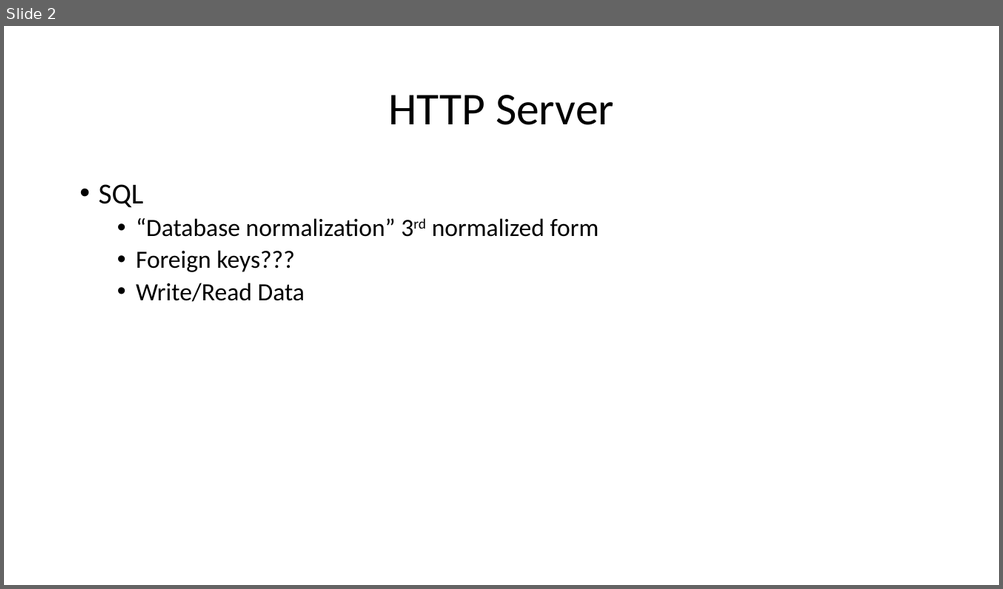
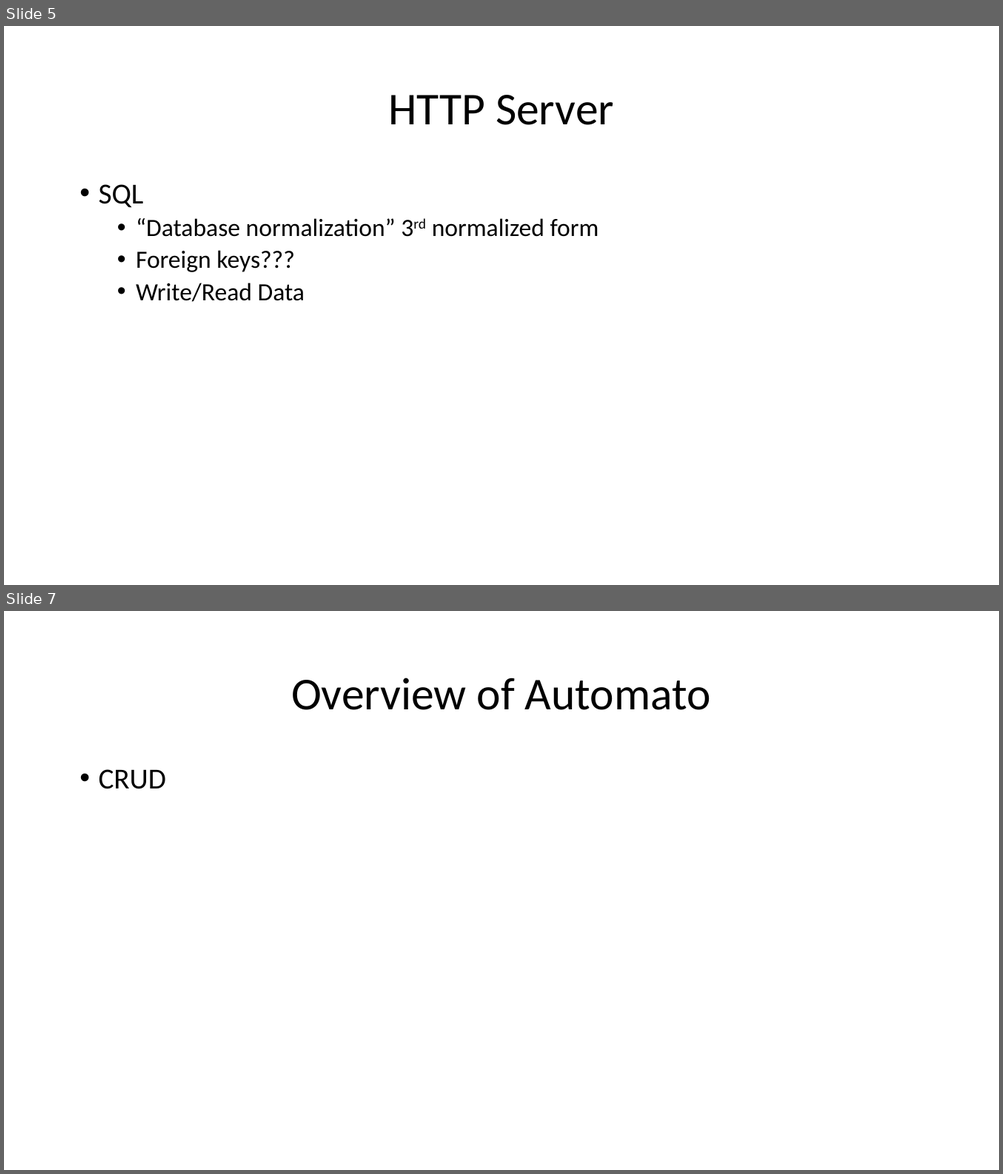
Before and after one commit to snowguy37/AUTOmato, a slide deck: Outline.pptx. Shown one above the other, each under a label of ours: slide 2 before the commit, slides 5 and 7 after it; the slides between them are not shown. The pictures are 1003x589 and 1003x1174 pixels, drawn with LibreOffice and Linux fonts; fonts in the diff are those of the drawing. Boxes give left, top, right and bottom in pixels: in the first picture for what was removed or moved away, otherwise in the second. Text is boxed around its words. In the diff, an @@ line names an element or a change of style, - is before the commit and + after.

```diff
--- a/Outline.pptx
+++ b/Outline.pptx
@@ slide 7 added at (4,611,999,1170), background #FFFFFF @@
@@ title added at (291,678,711,710), 44 pt, text #000000 @@
+Overview of Automato
@@ text added at (99,769,166,789), 28 pt, text #000000 @@
+• CRUD
@@ what was slide 2 is now slide 5 @@
```
Also in this commit, not shown: 5 other slides added, 2 slides removed, 3 other files.
